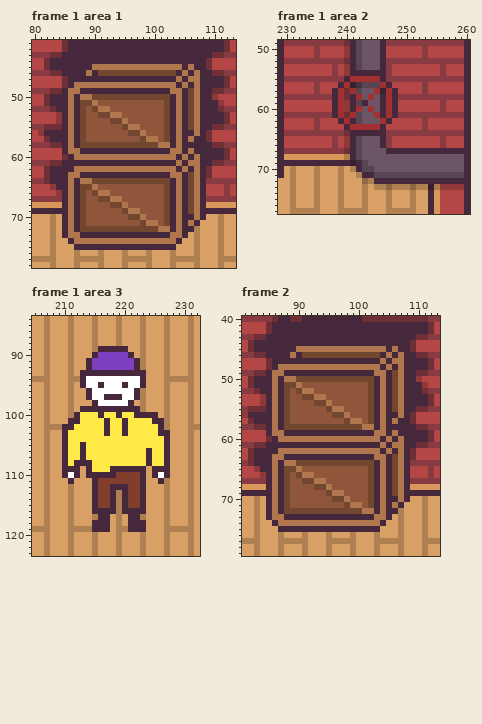
Pixel-art file: assets/aseprite/bar_store.aseprite. Above: the version before the commit.
320x180 pixels, 12 frames. Colours within 5 levels of each other are drawn and written as one. Shown: frame 1 area 1: x 80..113, y 41..78; frame 1 area 2: x 229..260, y 49..77; frame 1 area 3: x 205..232, y 84..123; frame 2: x 81..113, y 40..79. The commit also changed other frames or places, which this record leaves out.
The result:
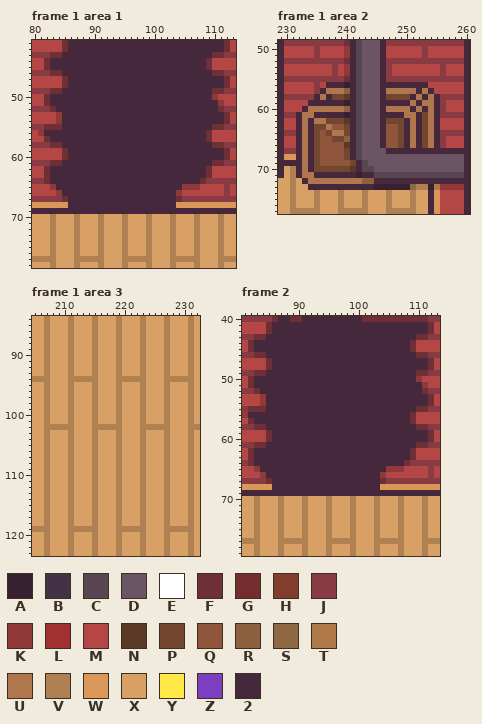
Palette (. is transparent): A #372030  B #433245  C #574551  D #6b5564  E #ffffff  F #6e2f36  G #742d2d  H #823e2c  J #893b43  K #913838  L #a23030  M #b44646  N #5c3827  P #734630  Q #8f563b  R #8d6040  S #8d6842  T #af7948  U #b0774f  V #af8152  W #da975a  X #d9a066  Y #ffe947  Z #7d3ebf  2 #45283c
From old to new:
layer "foreground" now shown
layer "cargo" now hidden
layer "pipe_valve" now hidden
layer "dude" now hidden
Changed rows in their new state; - is an unchanged pixel.
Frame 1 area 1:
first column x 85:
45 -----222222222222222-2--
46 ----2-2222222222222-2-2-
47 -------------------2-22-
48 --22222222222222222-2-2-
49 -22---------------22-22-
50 -2-222222222222222-2-22-
51 -2-222222222222222-2-22-
52 -2-222222222222222-2-22-
53 -2-222222222222222-2-22-
54 -2-222222222222222-2-22-
55 -2-222222222222222-2-22-
56 -2-222222222222222-2--2-
57 -2-222222222222222-2-2--
58 -2-222222222222222-2----
59 F22---------------22-2--
60 --22222222222222222-2-2-
61 -------------------2-22-
62 --22222222222222222-2-2-
63 -22---------------22-22-
64 -2-222222222222222-2-22F
65 -2-222222222222222-2KKKM
66 -2-222222222222222-KMMMM
67 F2-222222222222222-FJJJJ
68 W2-222222222222222-WWWWW
69 -2-222222222222222-2-22-
70 XXVXXXVXXXVXXXVXXXVXXXVX
71 XXVXXXVXXXVXXXVXXXVXXXV-
72 XXVXXXVXXXVXXXVXXXVXXX--
73 XXVXXXVXXXVXXXVXXXVXX---
74 -XVXXXVXXXVXXXVXXXVX----
75 --VXXXVXXXVXXXVXXXV-----
Frame 1 area 2:
first column x 232:
54 ----------CDDD----------
55 --------F2CDDD----------
56 -----22-A2CDDD2-222222--
57 ----2UUUR2---D2UUUUU2U2-
58 ---2U2PPN-C-D--PPPP2U2U2
59 --2222-2A--D---2-22U2UU2
60 -2UUUUUUR-C-D--UUUU2U2U2
61 2UU222-2A2---D-2-2UU2PU2
62 2U2UUPPPN-----2PPP2U2PU2
63 2U2PPUQQP2CDDD-QQP2U2PU2
64 2U2PQPUUP-CDDD-QQP2U2PU2
65 2U2PQQPPR------QQP2U2PU2
66 2U2PQQQQN------QQP2U2PU2
67 2U2PQQQQP---------------
68 2U2PQQQQP---------------
69 -U-PQQQQQP--------------
70 2U2PPPPPPN--------------
71 2UU2222222A-------------
72 -2UUUUUUUUURR-----------
73 --22222222222AAAAAA-----
Frame 1 area 3:
first column x 210:
 89 ------XXXVX-------
 90 -----VXXXVXX------
 91 ----XVXXXVXXX-----
 92 ----XVXXXVXXX-----
 93 ---XXVXXXVXXXV----
 94 ---VVVXXXVVVVV----
 95 ---XXVXXXVXXXV----
 96 ----XVXXXVXXX-----
 97 ----XVXXXVXXX-----
 98 -----VXXXVXX------
 99 ---XXVXXXVXXX-----
100 --XXXVXXXVXXXVXX--
101 -VXXXVXXXVXXXVXXX-
102 VVXXXVVVVVXXXVVVV-
103 XVXXXVXXXVXXXVXXXV
104 XVXXXVXXXVXXXVXXXV
105 XVXXXVXXXVXXXVXXXV
106 XVXXXVXXXVXXXVXXXV
107 XVXXXVXXXVXXXVXXXV
108 XVXXXVXXXVXXXVXXXV
109 XVX-XVXXXVXXXV-XXV
110 XVX-XVXXXVXXXV-XXV
111 -V---VXXXVXXXV--X-
112 -----VXXXVXXXV----
113 -----VXXX-XXXV----
114 -----VXXX-XXXV----
115 -----VXXX-XXXV----
116 -----VXXX-XXXV----
117 ------XX---XX-----
118 -----VXX---XXV----
119 -----VXX---VVV----
Frame 2: the same change as frame 1 area 1
Pixel boxes of the changes (left, top, right, bottom) in both pictures:
changed: (62, 64, 206, 250)
changed: (296, 70, 440, 190)
changed: (62, 346, 170, 532)
changed: (266, 346, 410, 532)
